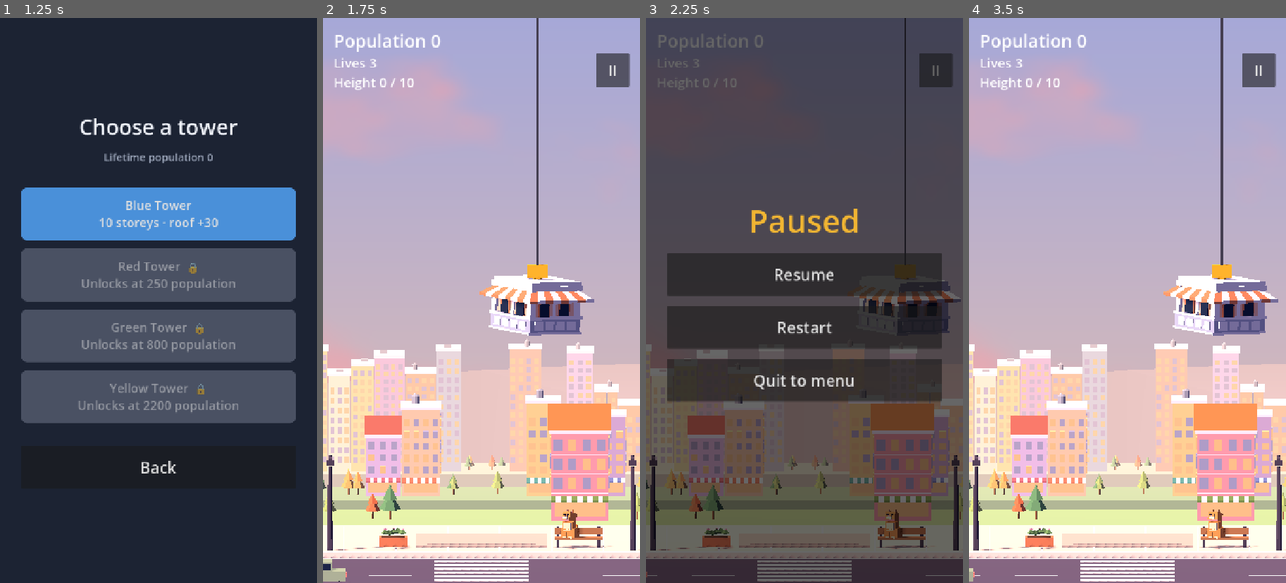
Above: before the commit, frames 1-4 (left to right).
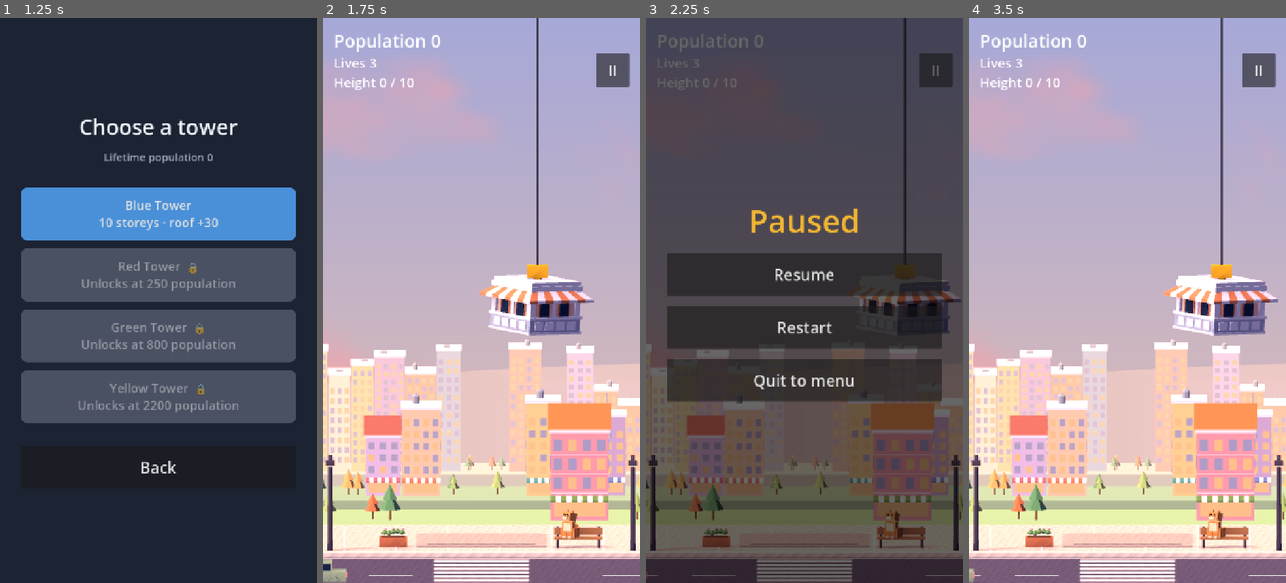
Above: after the commit, the same moments.

Repository: tahreezz3/skyline-stack
Game: Godot game, scene res://scenes/main_menu.tscn
The game is run twice, just before and just after one commit, with the same random seed, the same clock (stepped at 60 frames per second) and the same inputs.
Inputs:
- Up to frame 1 (1.25 s): click "Play" at 0.5 s
- Up to frame 2 (1.75 s): click "Blue Tower 10 storeys · roof …" at 1.25 s
- Up to frame 3 (2.25 s): click "II" at 2 s
- Up to frame 4 (3.5 s): click "Restart" at 2.75 s

Frame 1 is identical in both runs. In frame 2, 4.7% of the frame differs, in the area x 0-100%, y 43-100%; in frame 3, 0.9%; in frame 4, 4.9%, in the area x 0-100%, y 0-100%.

Commit message:
T-0311: fix awning shadow flicker, improve shadow quality
- awning strips are closed slabs; building parts cast shadows double-sided
- stabilised 2-split shadows over 30 units, 4096 map, soft high (desktop) / medium (mobile), small biases
- 4x MSAA removes aliasing slivers and jagged edges; storey ledge covers the cornice ring below
- modelling rule for artists: no one-sided planes, no ledges under ~0.02 units

Co-Authored-By: Claude Opus 5.5 <noreply@anthropic.com>

Diff:
--- a/game/project.godot
+++ b/game/project.godot
@@ -38,8 +38,12 @@
 
 [rendering]
 
+anti_aliasing/quality/msaa_3d=2
+
 lights_and_shadows/directional_shadow/size=4096
-lights_and_shadows/directional_shadow/soft_shadow_filter_quality=0
+lights_and_shadows/directional_shadow/size.mobile=4096
+lights_and_shadows/directional_shadow/soft_shadow_filter_quality=4
+lights_and_shadows/directional_shadow/soft_shadow_filter_quality.mobile=3
 
 renderer/rendering_method="mobile"
 textures/vram_compression/import_etc2_astc=true
--- a/game/scripts/game/building_kit.gd
+++ b/game/scripts/game/building_kit.gd
@@ -129,7 +129,8 @@
 	var b := Builder.new()
 	# core stops inside the cornice: two top faces at the same height would z-fight (T-0307)
 	b.box("body", Vector3(-C, 0.0, -C), Vector3(C, h - 0.03, C))
-	b.box("trim", Vector3(-0.355, 0.0, -0.355), Vector3(0.355, 0.035, 0.355))            # ledge
+	# ledge overhangs the cornice below (0.36): a sub-pixel sliver of cornice would alias into a dotted line
+	b.box("trim", Vector3(-0.368, 0.0, -0.368), Vector3(0.368, 0.035, 0.368))            # ledge
 	b.box("trim", Vector3(-0.375, h - 0.05, -0.375), Vector3(0.375, h - 0.02, 0.375))    # cornice
 	b.box("trim", Vector3(-0.36, h - 0.02, -0.36), Vector3(0.36, h, 0.36))
 	for sx in [-1.0, 1.0]:
@@ -190,8 +191,12 @@
 			var t1 := Vector3(lerpf(-0.34, 0.34, u1), top_y, 0.34)
 			var b0 := Vector3(lerpf(-0.47, 0.47, u0), bot_y, 0.47)
 			var b1 := Vector3(lerpf(-0.47, 0.47, u1), bot_y, 0.47)
-			b.quad(name, b0, b1, t1, t0, Vector3(0, 0.75, 0.6))
+			# a real (thin) slab, not a paper surface: one-sided faces cast unreliable, flickering shadows
+			var down := Vector3(0, -0.014, 0)
+			b.quad(name, b0, b1, t1, t0, Vector3(0, 0.75, 0.6))                                    # top
+			b.quad(name, b0 + down, b1 + down, t1 + down, t0 + down, Vector3(0, -0.75, -0.6))       # underside
 			b.quad(name, b0 + Vector3(0, -0.035, 0), b1 + Vector3(0, -0.035, 0), b1, b0, Vector3.BACK)   # valance
+			b.quad(name, b0 + Vector3(0, -0.035, -0.01), b1 + Vector3(0, -0.035, -0.01), b1 + Vector3(0, 0, -0.01), b0 + Vector3(0, 0, -0.01), Vector3.FORWARD)
 	)
 	return b.commit()
 
--- a/game/scripts/game/tower_view_3d.gd
+++ b/game/scripts/game/tower_view_3d.gd
@@ -167,13 +167,17 @@
 	sun = DirectionalLight3D.new()
 	sun.shadow_enabled = true
 	# Stable, crisp shadows (T-0307): stabilised splits, short range, tuned bias.
+	# Shadow quality (T-0311): stabilised 2-split maps; the near split (0..~23 units from the camera)
+	# covers the tower and street at high texel density; filtered (PCF) soft edges; small biases
+	# because double-sided casting and closed meshes no longer need large ones.
 	sun.directional_shadow_mode = DirectionalLight3D.SHADOW_PARALLEL_2_SPLITS
-	sun.directional_shadow_max_distance = 36.0
-	sun.directional_shadow_split_1 = 0.5
+	sun.directional_shadow_max_distance = 30.0
+	sun.directional_shadow_split_1 = 0.78
 	sun.directional_shadow_blend_splits = true
-	sun.shadow_blur = 0.0
-	sun.shadow_bias = 0.15
-	sun.shadow_normal_bias = 3.0
+	sun.directional_shadow_fade_start = 0.9
+	sun.shadow_blur = 1.0
+	sun.shadow_bias = 0.04
+	sun.shadow_normal_bias = 1.0
 	add_child(sun)
 	# warm key light from the upper left: the left faces glow, the right faces fall into cool shade
 	sun.look_at_from_position(Vector3(-7, 8, 4), Vector3.ZERO)
@@ -324,6 +328,7 @@
 
 func _make_block(is_base: bool) -> MeshInstance3D:
 	var mi := MeshInstance3D.new()
+	mi.cast_shadow = GeometryInstance3D.SHADOW_CASTING_SETTING_DOUBLE_SIDED   # thin parts cast reliably
 	_set_block_mesh(mi, is_base)
 	return mi
 
@@ -372,6 +377,7 @@
 		roof_node = MeshInstance3D.new()
 		var trophy := bool(ev.get("star", false))
 		roof_node.mesh = Kit.roof(trophy)
+		roof_node.cast_shadow = GeometryInstance3D.SHADOW_CASTING_SETTING_DOUBLE_SIDED
 		_dress(roof_node, {"trim": mat_gold, "body2": mat_gold, "emissive": mat_spark} if trophy else {})
 		add_child(roof_node)
 
Not shown, changed: coordination/DASHBOARD.md
Not shown, changed: coordination/dashboard.html
Not shown, added: coordination/tasks/T-0311-awning-shadow-flicker-overall-shadow-qua.md
Not shown, changed: docs/06_ART_AUDIO_SPEC.md
Not shown, changed: docs/adr/ADR-0006-low-poly-3d-presentation.md
